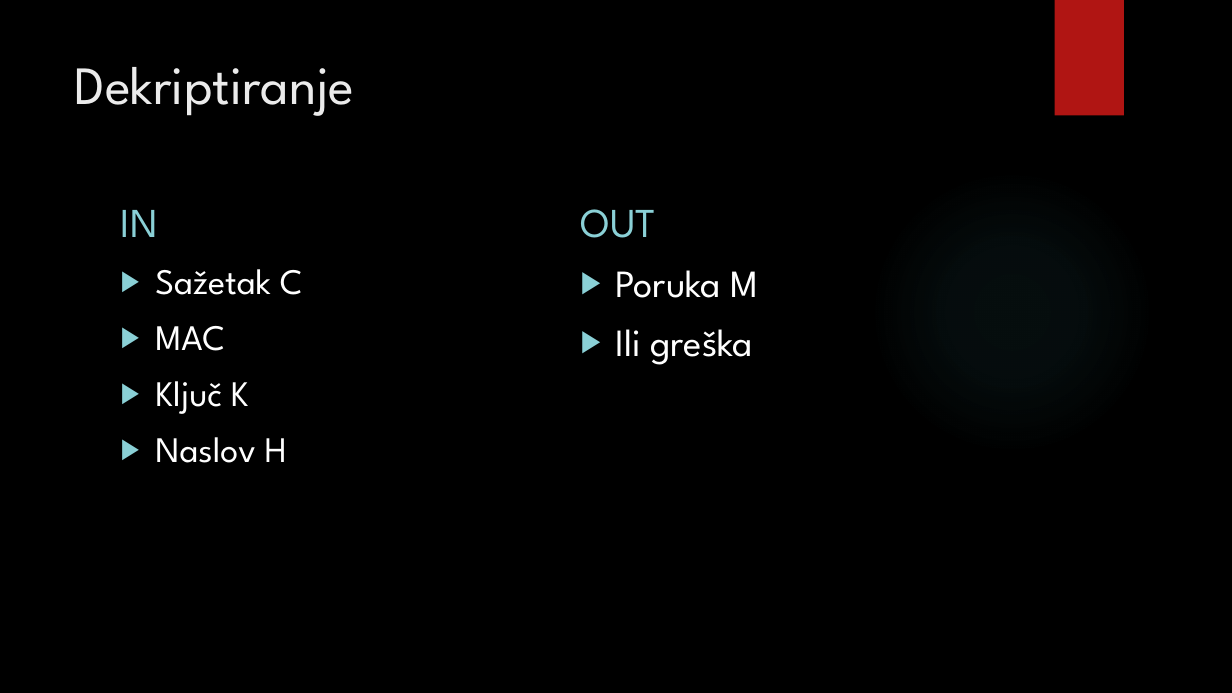
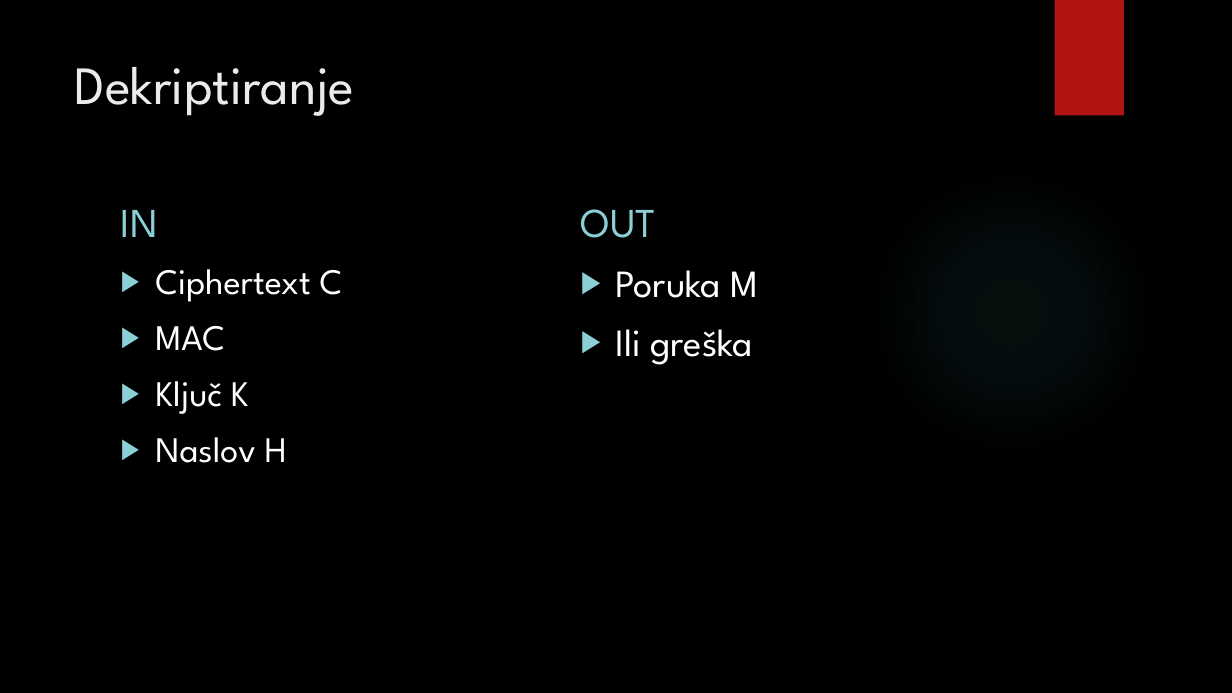
Before and after one commit to Dodomix/ACAA, a slide deck: slide 5 of Prezentacija/Autentifikacijska kriptografija.pptx. Drawn at 1232x693 pixels with LibreOffice and Linux fonts; fonts in the diff are those of the drawing; background and template pictures are left out. Boxes give left, top, right and bottom in pixels: in the first picture for what was removed or moved away, otherwise in the second. Text is boxed around its words. In the diff, an @@ line names an element or a change of style, - is before the commit and + after.

Commit message:
Promijenjeno u ciphertext

```diff
--- a/Prezentacija/Autentifikacijska kriptografija.pptx
+++ b/Prezentacija/Autentifikacijska kriptografija.pptx
@@ text at [155, 269, 343, 302]: text changed @@
-▶ Sažetak C
+▶ Ciphertext C
```
Also in this commit, not shown: 4 other slides changed.
